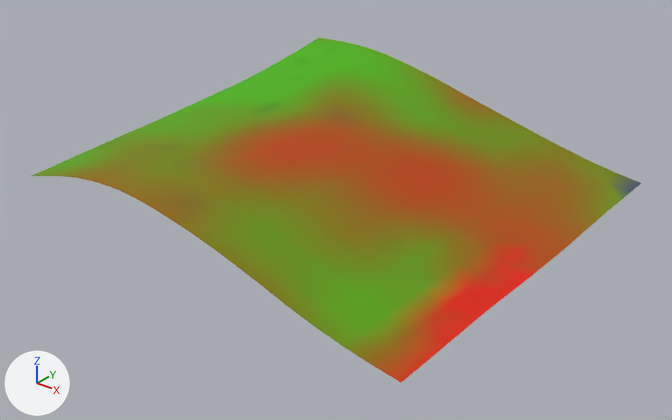
A saved change to the glTF model games/yorimichi/assets/belmonte/meshes/SM_BM_BT_Terrain_7_4.glb.
Both versions are drawn from a camera (50 mm lens) standing at (1204.0, 154.0, 267.0) and looking at (897.0, 537.0, 29.0). The lights are fixed; the arrows at lower left show +X, +Y and +Z. The picture after the commit comes second.

Objects in the first picture: 'SM_BM_BT_Terrain_7_4'.
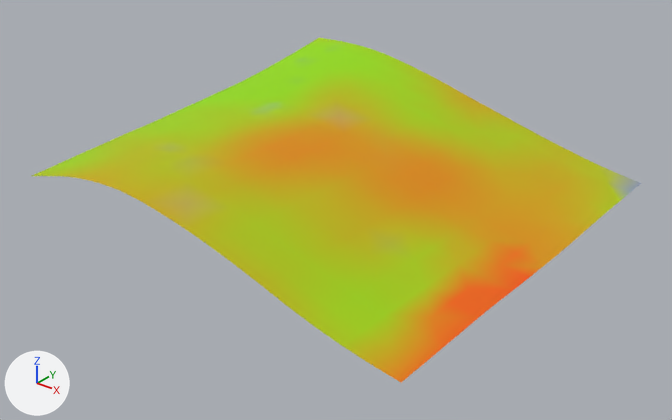
Where the change shows, as pixel boxes (x1, y1, x2, y2) in the pictures (672 x 420 px):
part 1 of me_sm_bt_terrain_7_4, recoloured
    both: (51, 38, 439, 345)
part 2 of me_sm_bt_terrain_7_4, recoloured (lighter)
    both: (64, 74, 641, 364)
part 3 of me_sm_bt_terrain_7_4, recoloured
    both: (32, 64, 620, 348)
part 4 of me_sm_bt_terrain_7_4, recoloured (lighter)
    both: (92, 115, 596, 382)

The change, as a list of edits to the scene's bpy script:
```text
Change me_sm_bt_terrain_7_4:
    where me_sm_bt_terrain_7_4.from_pydata(...)  # 534 vertices, 976 faces; spans x 768.0..1024.0, y 424.0..680.0, z 29.0..80.0
    used by ob_sm_bm_bt_terrain_7_4; location = (0.0, 0.0, 0.0)
    me_sm_bt_terrain_7_4 part 1: 386 faces centred in x 770.0..986.0, y 434.0..677.0, z 36.0..80.0 are repainted in the vertex colours; the middle colour goes from green #50ae00 to green #98d700
    me_sm_bt_terrain_7_4 part 2: 184 faces centred in x 802.0..1018.0, y 426.0..674.0, z 32.0..70.0 are repainted in the vertex colours; the middle colour goes from yellow #837c00 to yellow #beb900
    me_sm_bt_terrain_7_4 part 3: 240 faces centred in x 770.0..1013.0, y 426.0..674.0, z 33.0..72.0 are repainted in the vertex colours; the middle colour goes from green #6d9200 to yellow #afc700
    me_sm_bt_terrain_7_4 part 4: 166 faces centred in x 826.0..1018.0, y 426.0..642.0, z 30.0..68.0 are repainted in the vertex colours; the middle colour goes from brown #ad5200 to yellow #d79a00
```
